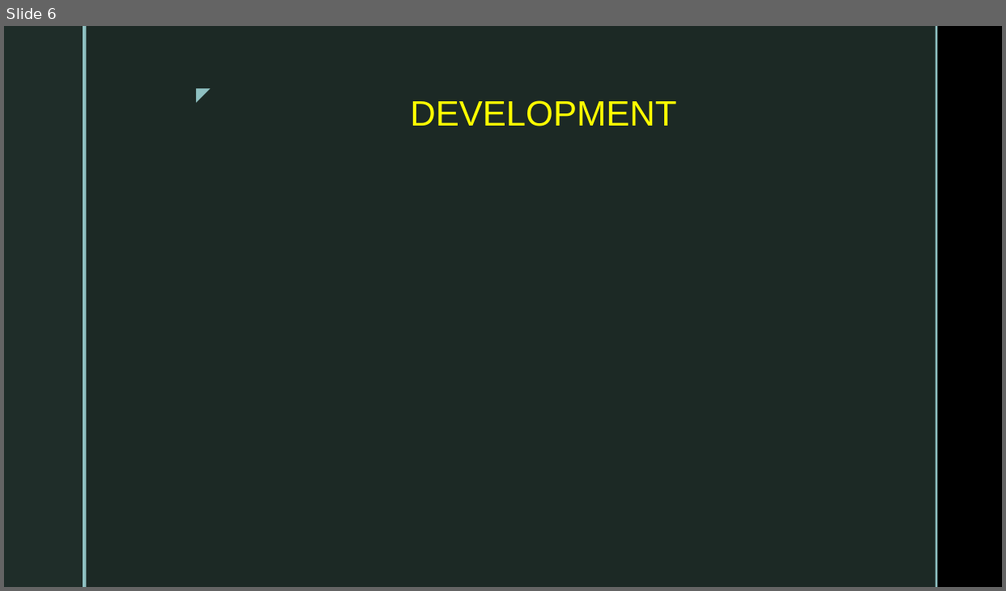
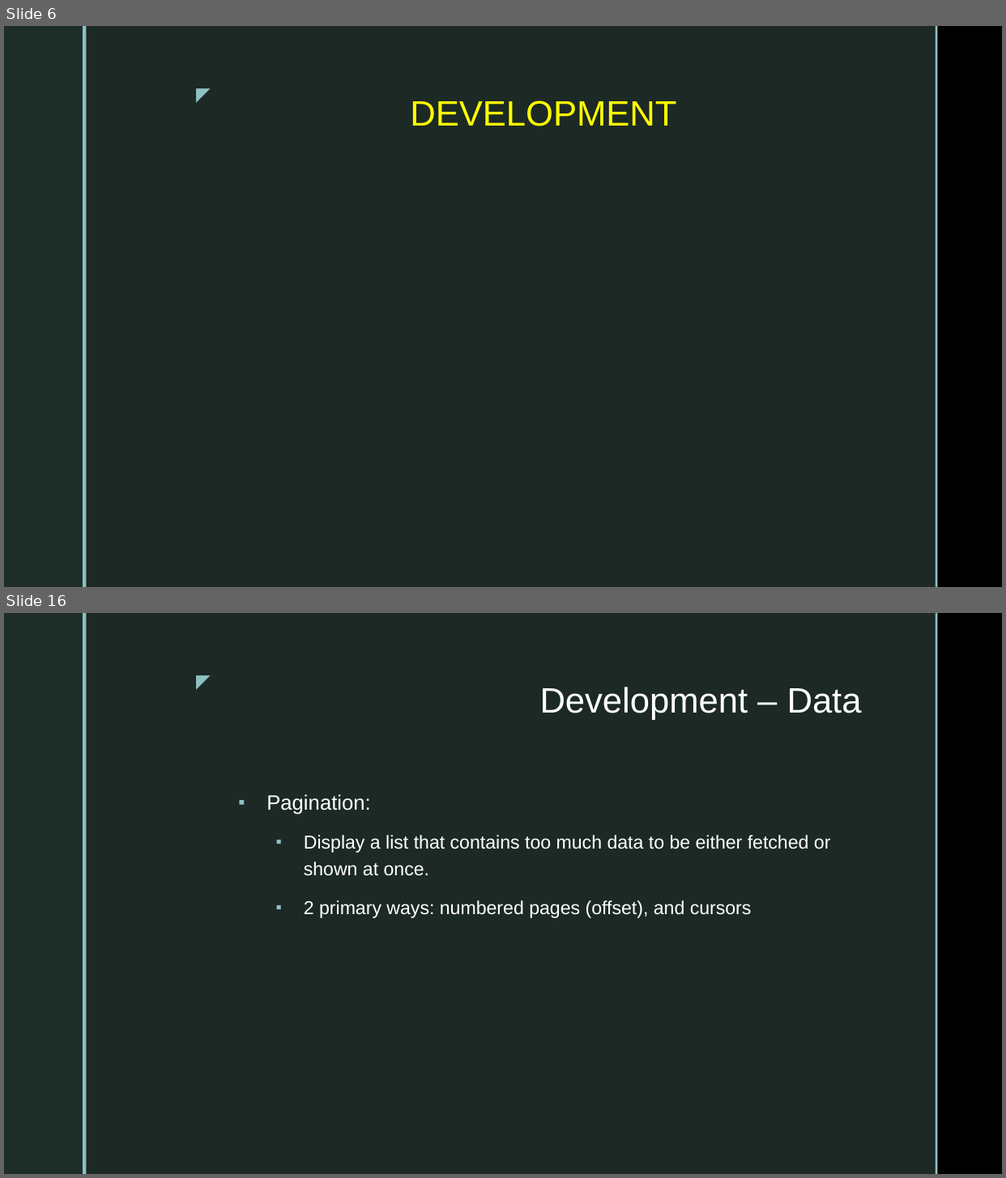
Before and after one commit to dtvu94/Apollo-Server-Client, a slide deck: Docs/Apollo_Client_React.pptx. Shown one above the other, each under a label of ours: slide 6 before the commit, slides 6 and 16 after it; the slides between them are not shown. The pictures are 1006x591 and 1006x1178 pixels, drawn with LibreOffice and Linux fonts; fonts in the diff are those of the drawing; background and template pictures are left out. Boxes give left, top, right and bottom in pixels: in the first picture for what was removed or moved away, otherwise in the second. Text is boxed around its words. In the diff, an @@ line names an element or a change of style, - is before the commit and + after.

```diff
--- a/Docs/Apollo_Client_React.pptx
+++ b/Docs/Apollo_Client_React.pptx
@@ slide 16 added at (x1=4, y1=613, x2=1002, y2=1174), background picture (left out); not listed: 5 template elements that a slide beside it also shows @@
@@ title added at (x1=540, y1=687, x2=862, y2=720), 34 pt, text #FFFFFF @@
+Development – Data
@@ text added at (x1=266, y1=794, x2=831, y2=918), 18 pt, text #FFFFFF @@
+▪ Pagination:
+  ▪ Display a list that contains too much data to be either fetched or shown at once.
+  ▪ 2 primary ways: numbered pages (offset), and cursors
```
Also in this commit, not shown: 1 slide changed, 27 other slides added, 5 slides removed, 20 other files.
